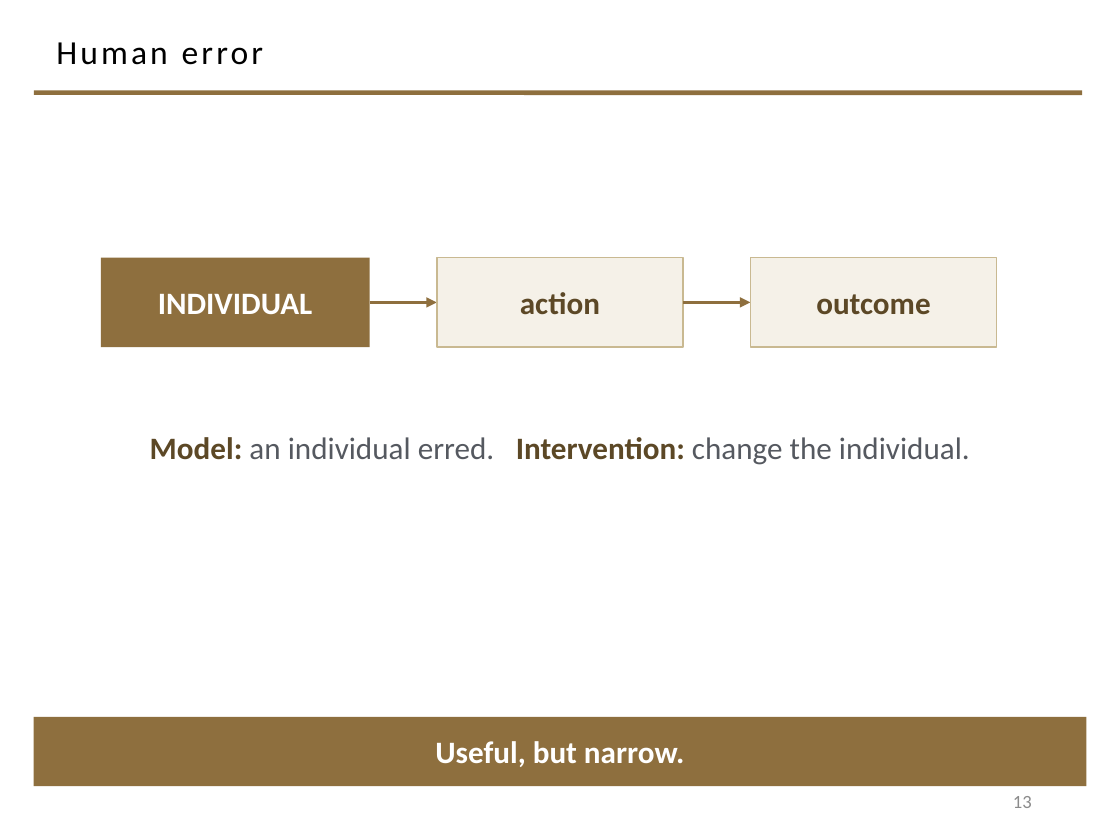
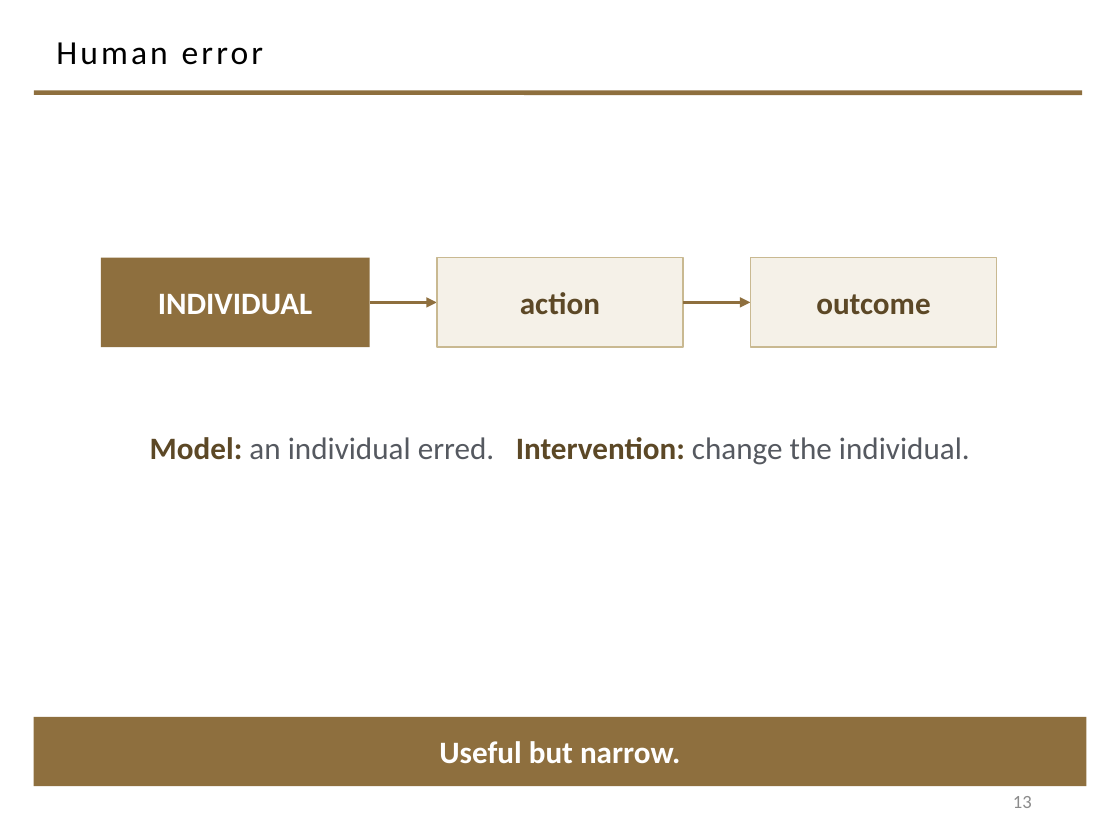
Before and after one commit to davisjam/model-based-agentic-software-engineering, a slide deck: slide 13 of course/lectures/act-2-delegation-and-control/04-failure-aware-engineering/2-4-Failure-Aware-Engineering.pptx. Drawn at 1120x840 pixels with LibreOffice and Linux fonts; fonts in the diff are those of the drawing; background and template pictures are left out. Boxes give left, top, right and bottom in pixels: in the first picture for what was removed or moved away, otherwise in the second. Text is boxed around its words. In the diff, an @@ line names an element or a change of style, - is before the commit and + after.

```diff
--- a/course/lectures/act-2-delegation-and-control/04-failure-aware-engineering/2-4-Failure-Aware-Engineering.pptx
+++ b/course/lectures/act-2-delegation-and-control/04-failure-aware-engineering/2-4-Failure-Aware-Engineering.pptx
@@ text in rectangle at [439,741,680,764]: text changed @@
-Useful, but narrow.
+Useful but narrow.
```
Also in this commit, not shown: 8 other slides changed.
